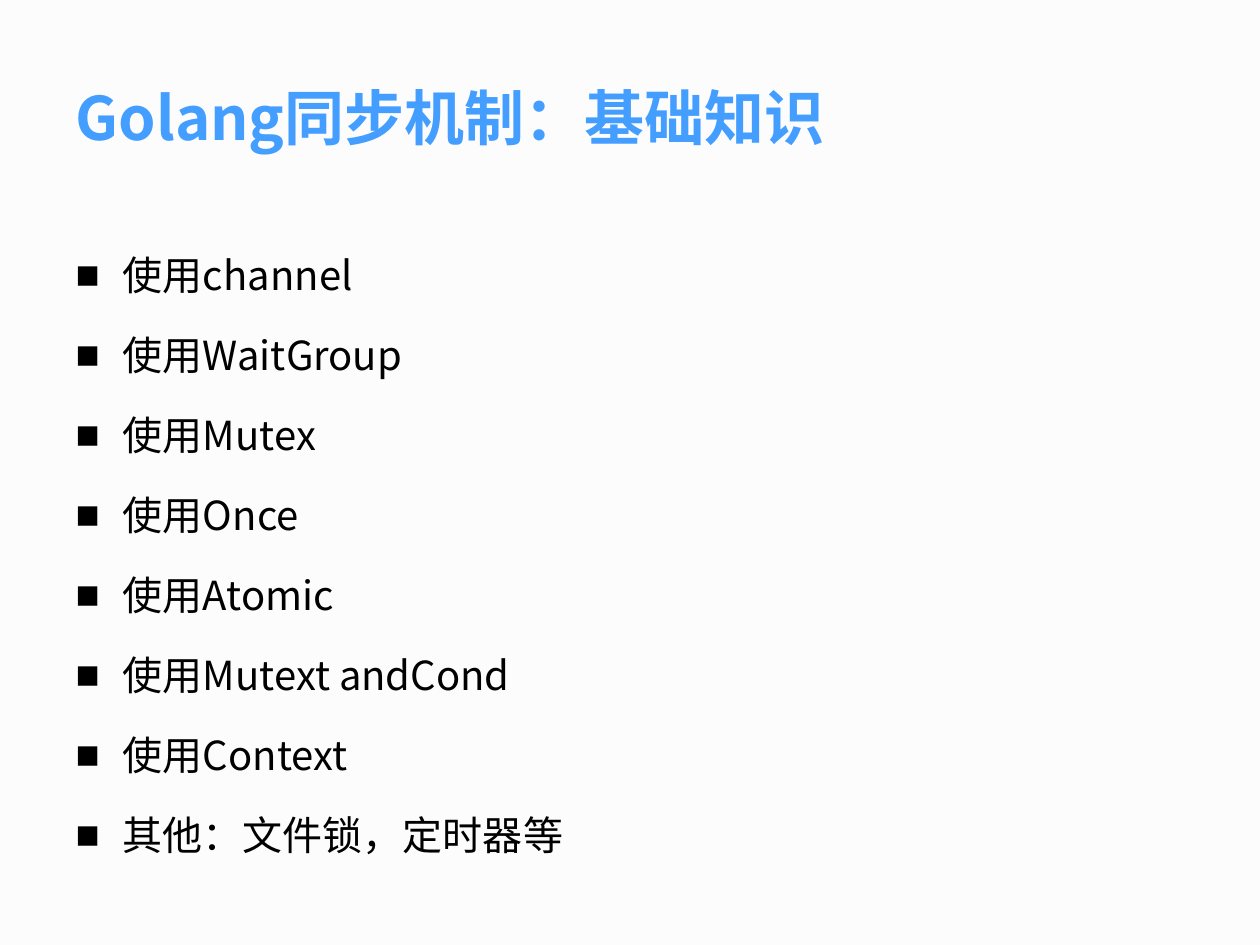
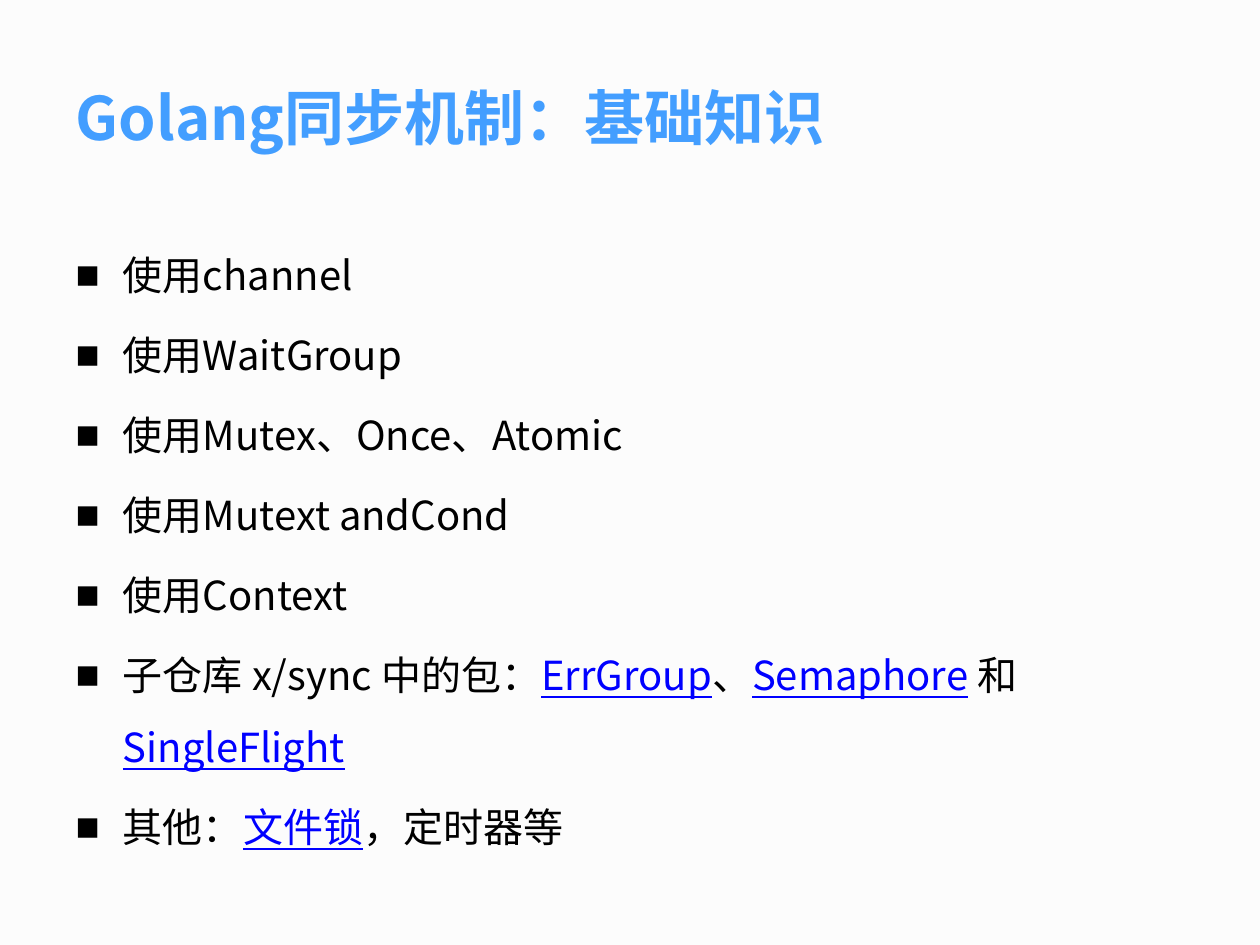
Before and after one commit to yuleihua/learn_golang, a slide deck: slide 15 of Golang同步机制.pptx. Drawn at 1260x945 pixels with LibreOffice and Linux fonts; fonts in the diff are those of the drawing. Boxes give left, top, right and bottom in pixels: in the first picture for what was removed or moved away, otherwise in the second. Text is boxed around its words. In the diff, an @@ line names an element or a change of style, - is before the commit and + after.

Commit message:
update sync package

```diff
--- a/Golang同步机制.pptx
+++ b/Golang同步机制.pptx
@@ text at <box>123,416,623,454</box>: text changed @@
-■ 使用Mutex
-■ 使用Once
-■ 使用Atomic
+■ 使用Mutex、Once、Atomic
@@ text at <box>123,656,1017,772</box>: paragraph added @@
+■ 子仓库 x/sync 中的包：ErrGroup、Semaphore 和 SingleFlight
@@ text at <box>123,808,563,850</box>: text colour #000000 to #0000FF, underline on in "其他：文件锁，定时器等" @@
```
Also in this commit, not shown: 2 other slides changed, 2 slides added, 1 other file.
